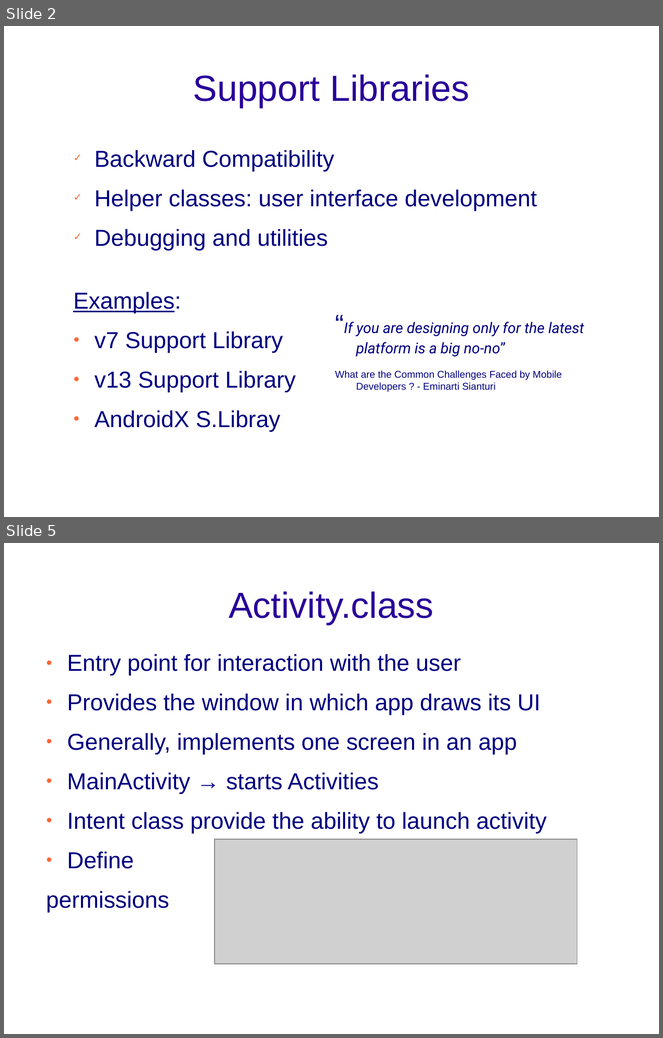
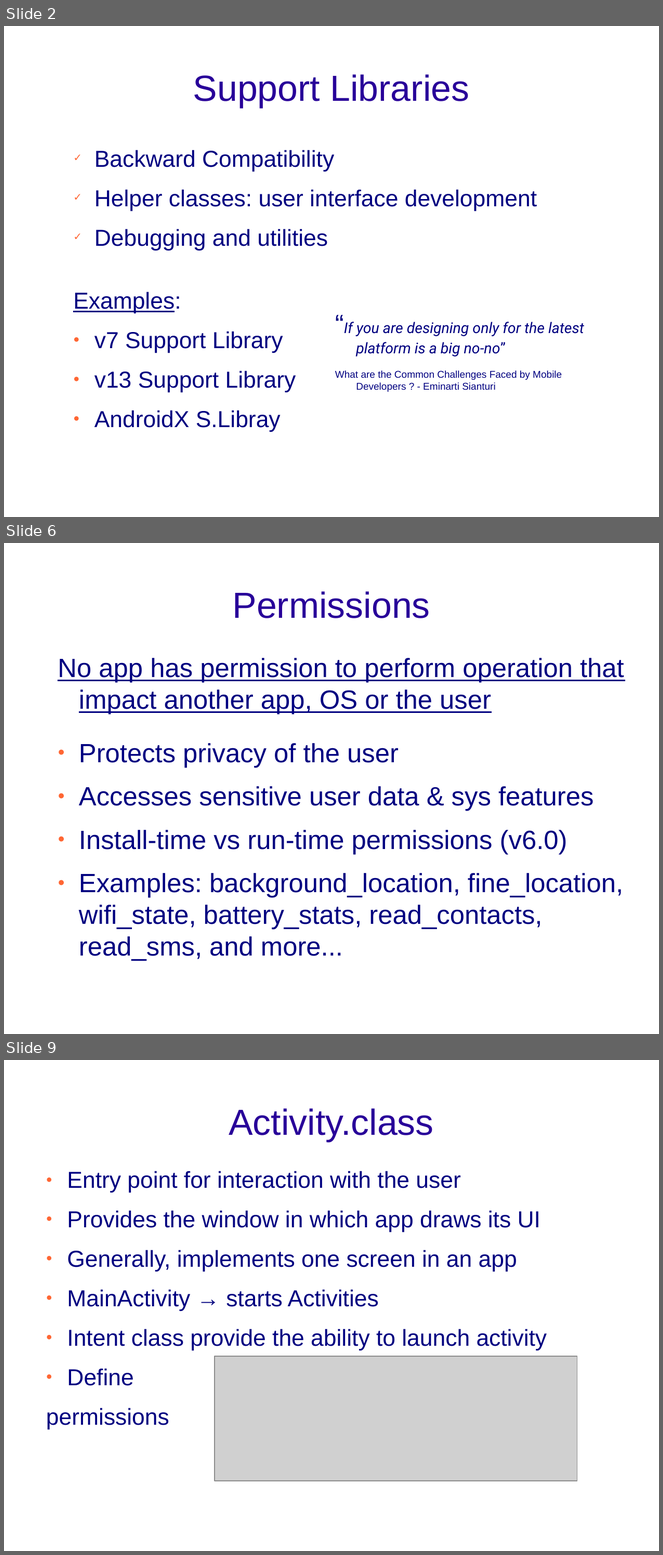
Before and after one commit to Sifis-Develop/Spoon-Knife, a slide deck: android_dev.odp. Shown one above the other, each under a label of ours: slides 2 and 5 before the commit, slides 2, 6 and 9 after it; the slides between them are not shown. The pictures are 663x1038 and 663x1555 pixels, drawn with LibreOffice and Linux fonts; fonts in the diff are those of the drawing; grey boxes stand for pictures; background and template pictures are left out. Boxes give left, top, right and bottom in pixels: in the first picture for what was removed or moved away, otherwise in the second. Text is boxed around its words. In the diff, an @@ line names an element or a change of style, - is before the commit and + after.

```diff
--- a/android_dev.odp
+++ b/android_dev.odp
@@ slide 6 added at <box>4,543,659,1034</box>, background picture (left out) @@
@@ title added at <box>233,591,430,618</box>, 44 pt, text #280099 @@
+Permissions
@@ text added at <box>58,658,624,715</box>, 32 pt, text #000080, underline @@
+No app has permission to perform operation that impact another app, OS or the user
@@ text added at <box>79,743,623,961</box>, 32 pt, text #000080 @@
+● Protects privacy of the user
+● Accesses sensitive user data & sys features
+● Install-time vs run-time permissions (v6.0)
+● Examples: background_location, fine_location, wifi_state, battery_stats, read_contacts, read_sms, and more...
@@ what was slide 5 is now slide 9 @@
```
Also in this commit, not shown: 7 slides changed, 5 other slides added, 1 slide removed.
